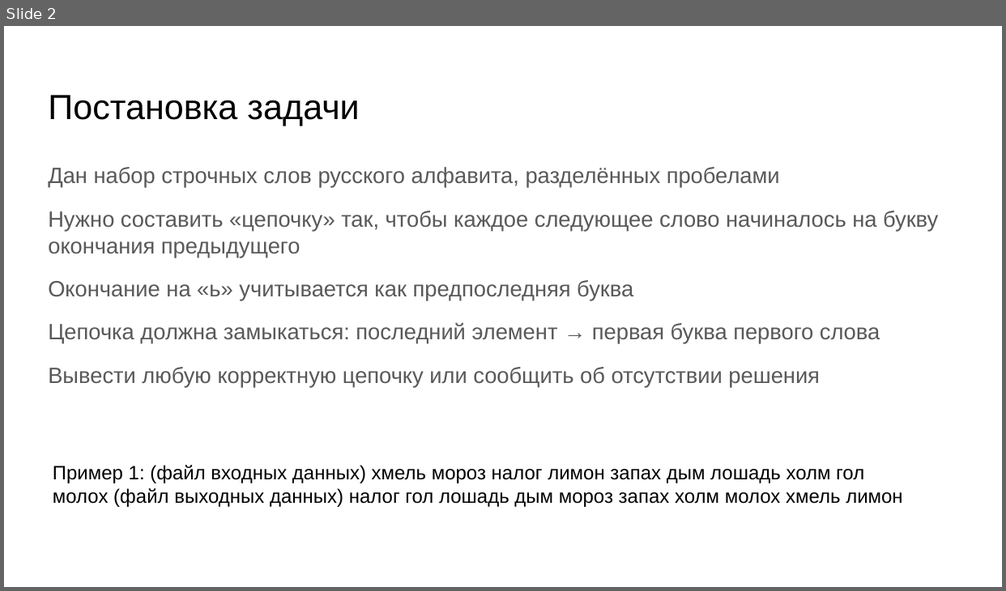
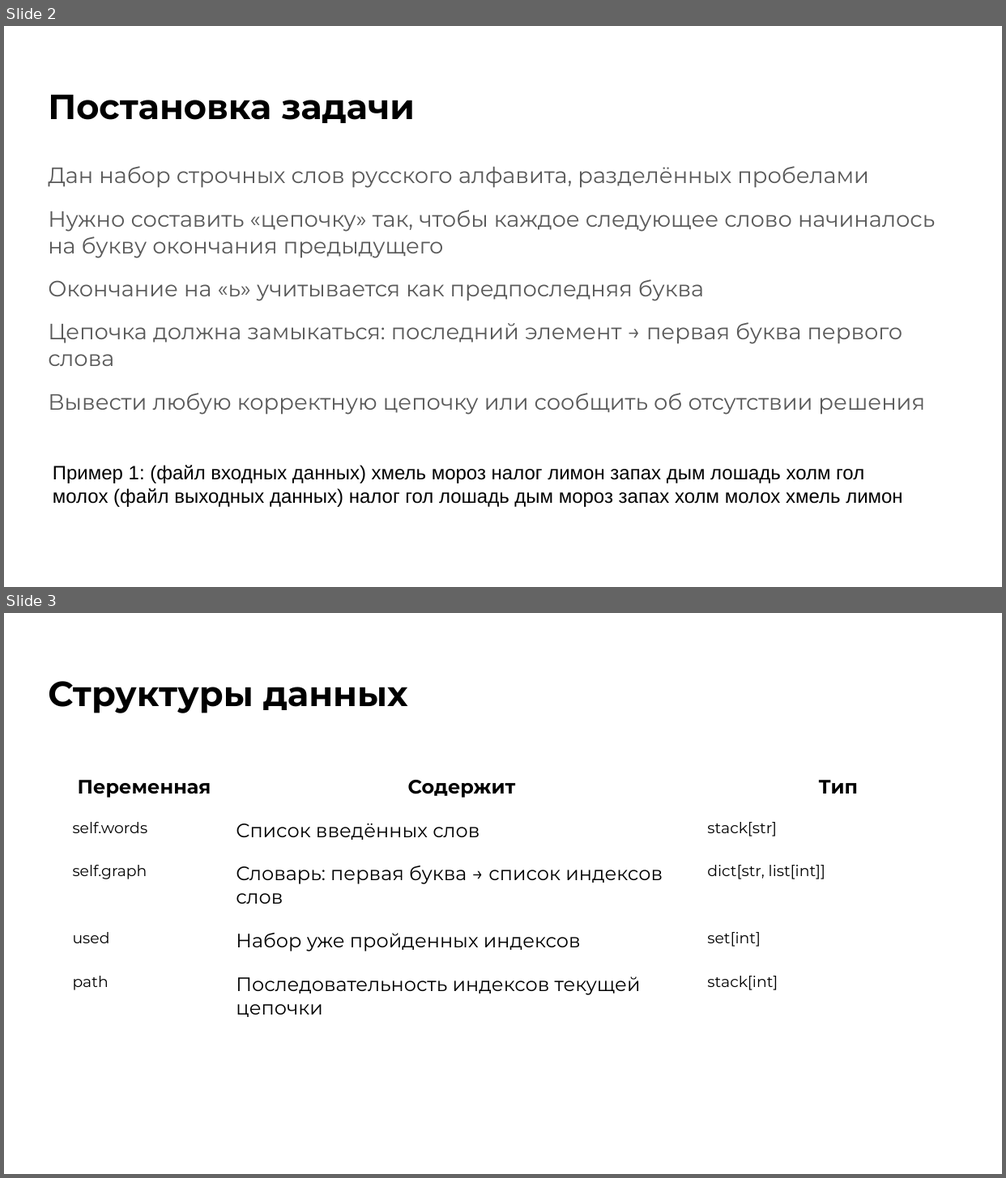
Before and after one commit to SaveliyShutov/IKM_ShutovSaveliy, a slide deck: Игра в слова.pptx. Shown one above the other, each under a label of ours: slide 2 before the commit, slides 2 and 3 after it. The pictures are 1006x591 and 1006x1178 pixels, drawn with LibreOffice and Linux fonts; fonts in the diff are those of the drawing. Boxes give left, top, right and bottom in pixels: in the first picture for what was removed or moved away, otherwise in the second. Text is boxed around its words. In the diff, an @@ line names an element or a change of style, - is before the commit and + after.

```diff
--- a/Игра в слова.pptx
+++ b/Игра в слова.pptx
@@ slide 3 added at (4,613,1002,1174), background #FFFFFF @@
@@ title added at (48,681,408,713), 25.2 pt, text #000000, bold @@
+Структуры данных
@@ table added at (63,762,979,1089), 5 rows, 3 columns @@
+Переменная | Содержит | Тип
+self.words | Список введённых слов | stack[str]
+self.graph | Словарь: первая буква → список индексов слов | dict[str, list[int]]
+used | Набор уже пройденных индексов | set[int]
+path | Последовательность индексов текущей цепочки | stack[int]
@@ slide 2 changed as well @@
@@ title "Постановка задачи" at (48,94,415,123): font Arial to Montserrat, bold on @@
@@ text "Дан набор строчных слов русского ..." at (48,166,935,415): font Arial to Montserrat @@
```
Also in this commit, not shown: 2 other slides changed, 4 other slides added, 5 slides removed.
